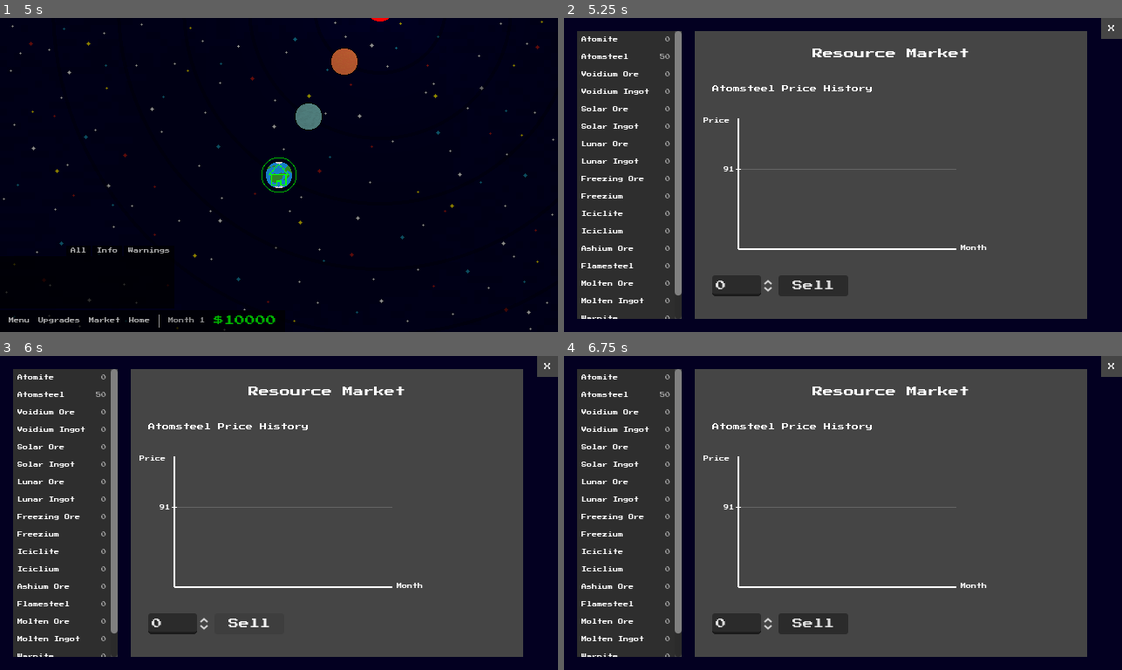
Above: before the commit, frames 1-4 (two rows, left to right).
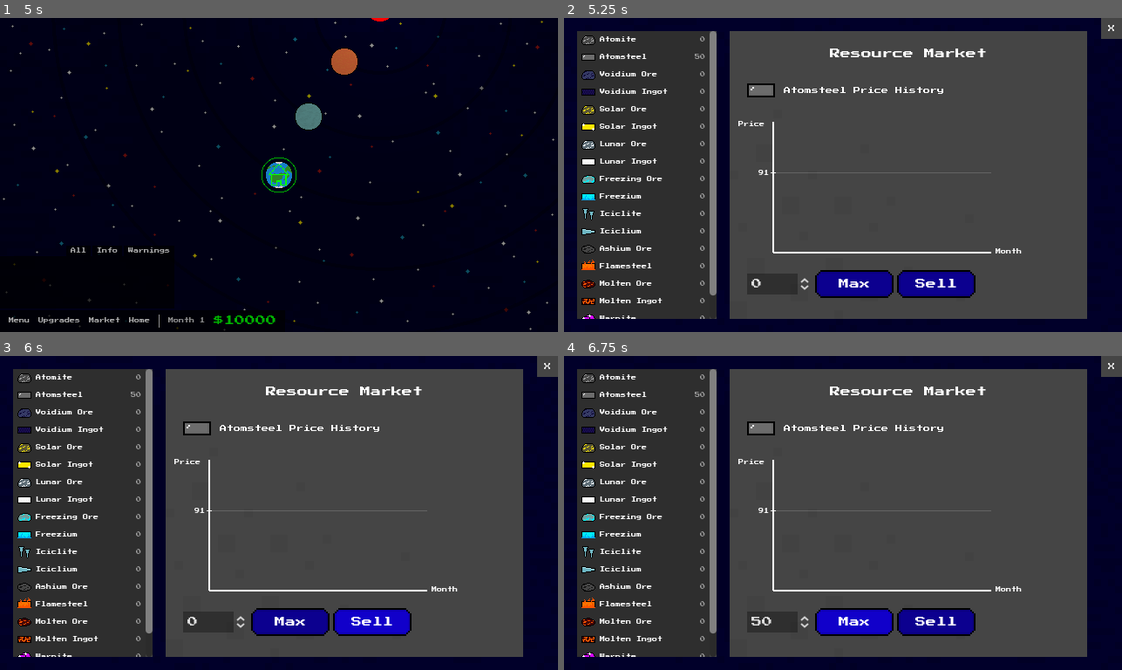
Above: after the commit, the same moments.

Repository: fmachek/voidcorp-ventures
Game: Godot game, scene res://scenes/Game.tscn
Two runs of this game, one before a commit and one after it. Both use one fixed random seed, a clock stepped at 60 frames per second and the inputs below. Sound files missing from this copy of the repository are replaced by a short silence.
Inputs (mouse positions are in pixels of both pictures, inside the frame that each line leads up to):
- Up to frame 1 (5 s): click "Play" at 0.5 s; click "All" at 1.25 s; click "Info" at 2 s; click "Warnings" at 2.75 s; click "Upgrades" at 3.5 s; click "X" at 4.25 s
- Up to frame 2 (5.25 s): click "Market" at 5 s
- Up to frame 3 (6 s): click "Sell" at 5.75 s
- Up to frame 4 (6.75 s): click (854, 622) at 6.5 s, where only the run after the commit has a clickable "Max"

Frame 1 is identical in both runs. In frame 2, 14% of the frame differs, in the area x 3-83%, y 4-96%; in frame 3, 14%; in frame 4, 14%.

Commit message:
style: Improve market UI design
- Added brand new resource icons to the market UI
- Added a new background to the market UI
- Added a "Max" button that sets the SpinBox value to its max value
- The "Max" and "Sell" buttons in the market UI are now textured

Diff:
--- a/scenes/ui/market/MarketResourceContainer.tscn
+++ b/scenes/ui/market/MarketResourceContainer.tscn
@@ -1,6 +1,7 @@
-[gd_scene load_steps=2 format=3 uid="uid://3oul5x4r6x1l"]
+[gd_scene load_steps=3 format=3 uid="uid://3oul5x4r6x1l"]
 
 [ext_resource type="Script" path="res://scripts/ui/market/market_resource_container.gd" id="1_rbb7b"]
+[ext_resource type="Texture2D" uid="uid://dyftuugyurnlo" path="res://assets/ui/resources/atomsteel.png" id="2_claje"]
 
 [node name="MarketResourceContainer" type="MarginContainer"]
 custom_minimum_size = Vector2(0, 20)
@@ -23,12 +24,22 @@
 theme_override_constants/margin_right = 5
 theme_override_constants/margin_bottom = 0
 
-[node name="ResourceNameLabel" type="Label" parent="MarginContainer"]
+[node name="HBoxContainer" type="HBoxContainer" parent="MarginContainer"]
+layout_mode = 2
+theme_override_constants/separation = 5
+
+[node name="ResourceTextureRect" type="TextureRect" parent="MarginContainer/HBoxContainer"]
+layout_mode = 2
+texture = ExtResource("2_claje")
+stretch_mode = 5
+
+[node name="ResourceNameLabel" type="Label" parent="MarginContainer/HBoxContainer"]
 texture_filter = 2
 layout_mode = 2
 size_flags_horizontal = 0
 theme_override_font_sizes/font_size = 6
 text = "<resource_name>"
+vertical_alignment = 1
 
 [node name="ResourceAmountLabel" type="Label" parent="MarginContainer"]
 texture_filter = 2
@@ -37,6 +48,7 @@
 theme_override_colors/font_color = Color(0.621524, 0.621524, 0.621524, 1)
 theme_override_font_sizes/font_size = 6
 text = "<resource_amount>"
+vertical_alignment = 1
 
 [connection signal="mouse_entered" from="." to="." method="_on_mouse_entered"]
 [connection signal="mouse_exited" from="." to="." method="_on_mouse_exited"]
--- a/scenes/ui/market/MarketUI.tscn
+++ b/scenes/ui/market/MarketUI.tscn
@@ -1,11 +1,28 @@
-[gd_scene load_steps=5 format=3 uid="uid://ehayd8qixqmn"]
+[gd_scene load_steps=13 format=3 uid="uid://ehayd8qixqmn"]
 
 [ext_resource type="Script" path="res://scripts/ui/market_ui.gd" id="1_q7q18"]
+[ext_resource type="Texture2D" uid="uid://bqdm53luetins" path="res://assets/sprites/background/background.png" id="2_6eixh"]
 [ext_resource type="StyleBox" uid="uid://cfb5convk7uqh" path="res://styleboxes/marketui/panel.tres" id="2_aoxyr"]
 [ext_resource type="PackedScene" uid="uid://dpdt1m1ad56dr" path="res://scenes/ui/buttons/CloseButton.tscn" id="2_xsrhx"]
+[ext_resource type="Texture2D" uid="uid://1qcrnnfvcp7r" path="res://assets/ui/buttons/menu/normal.png" id="5_670de"]
+[ext_resource type="Texture2D" uid="uid://bopm1pinucn22" path="res://assets/sprites/background/marketbg.png" id="5_wb5ta"]
+[ext_resource type="Texture2D" uid="uid://d37xujyl24uu2" path="res://assets/ui/buttons/menu/pressed.png" id="6_hea7w"]
+[ext_resource type="Texture2D" uid="uid://dnbibu4ds64vg" path="res://assets/ui/buttons/menu/hover.png" id="7_7sqx0"]
+
+[sub_resource type="StyleBoxEmpty" id="StyleBoxEmpty_6hatt"]
+
+[sub_resource type="StyleBoxFlat" id="StyleBoxFlat_yj6i1"]
+content_margin_left = 5.0
+content_margin_right = 5.0
+bg_color = Color(0, 0, 0, 0.317647)
+
+[sub_resource type="StyleBoxEmpty" id="StyleBoxEmpty_l3teq"]
 
 [sub_resource type="Theme" id="Theme_7jhgq"]
 default_font_size = 12
+LineEdit/styles/focus = SubResource("StyleBoxEmpty_6hatt")
+LineEdit/styles/normal = SubResource("StyleBoxFlat_yj6i1")
+LineEdit/styles/read_only = SubResource("StyleBoxEmpty_l3teq")
 
 [node name="MarketUI" type="Control"]
 z_index = 300
@@ -18,15 +35,16 @@
 mouse_force_pass_scroll_events = false
 script = ExtResource("1_q7q18")
 
-[node name="ColorRect" type="ColorRect" parent="."]
-layout_mode = 1
-anchors_preset = 15
-anchor_right = 1.0
-anchor_bottom = 1.0
-grow_horizontal = 2
-grow_vertical = 2
-mouse_force_pass_scroll_events = false
-color = Color(0.0117647, 0, 0.129412, 1)
+[node name="TextureRect" type="TextureRect" parent="."]
+layout_mode = 1
+anchors_preset = 15
+anchor_right = 1.0
+anchor_bottom = 1.0
+grow_horizontal = 2
+grow_vertical = 2
+mouse_filter = 0
+mouse_force_pass_scroll_events = false
+texture = ExtResource("2_6eixh")
 
 [node name="MainMarginContainer" type="MarginContainer" parent="."]
 layout_mode = 1
@@ -51,7 +69,7 @@
 
 [node name="LeftPanel" type="PanelContainer" parent="MainMarginContainer/GridContainer"]
 clip_children = 2
-custom_minimum_size = Vector2(120, 0)
+custom_minimum_size = Vector2(160, 0)
 layout_mode = 2
 size_flags_vertical = 3
 mouse_force_pass_scroll_events = false
@@ -66,12 +84,18 @@
 theme_override_constants/separation = 0
 
 [node name="RightPanel" type="PanelContainer" parent="MainMarginContainer/GridContainer"]
+clip_contents = true
 custom_minimum_size = Vector2(250, 0)
 layout_mode = 2
 size_flags_horizontal = 3
 size_flags_vertical = 3
 mouse_force_pass_scroll_events = false
 theme_override_styles/panel = ExtResource("2_aoxyr")
+
+[node name="TextureRect" type="TextureRect" parent="MainMarginContainer/GridContainer/RightPanel"]
+layout_mode = 2
+texture = ExtResource("5_wb5ta")
+flip_h = true
 
 [node name="MarginContainer" type="MarginContainer" parent="MainMarginContainer/GridContainer/RightPanel"]
 layout_mode = 2
@@ -82,7 +106,7 @@
 
 [node name="VBoxContainer" type="VBoxContainer" parent="MainMarginContainer/GridContainer/RightPanel/MarginContainer"]
 layout_mode = 2
-theme_override_constants/separation = 30
+theme_override_constants/separation = 20
 
 [node name="TitleLabel" type="Label" parent="MainMarginContainer/GridContainer/RightPanel/MarginContainer/VBoxContainer"]
 texture_filter = 2
@@ -91,7 +115,16 @@
 text = "Resource Market"
 horizontal_alignment = 1
 
-[node name="ResourceNameLabel" type="Label" parent="MainMarginContainer/GridContainer/RightPanel/MarginContainer/VBoxContainer"]
+[node name="ResourceContainer" type="HBoxContainer" parent="MainMarginContainer/GridContainer/RightPanel/MarginContainer/VBoxContainer"]
+layout_mode = 2
+theme_override_constants/separation = 10
+
+[node name="ResourceIcon" type="TextureRect" parent="MainMarginContainer/GridContainer/RightPanel/MarginContainer/VBoxContainer/ResourceContainer"]
+custom_minimum_size = Vector2(32, 32)
+layout_mode = 2
+stretch_mode = 5
+
+[node name="ResourceNameLabel" type="Label" parent="MainMarginContainer/GridContainer/RightPanel/MarginContainer/VBoxContainer/ResourceContainer"]
 texture_filter = 2
 layout_mode = 2
 theme_override_font_sizes/font_size = 8
@@ -109,24 +142,59 @@
 
 [node name="SellSpinBox" type="SpinBox" parent="MainMarginContainer/GridContainer/RightPanel/MarginContainer/VBoxContainer/SellContainer/HBoxContainer"]
 texture_filter = 1
+custom_minimum_size = Vector2(0, 24)
 layout_mode = 2
 size_flags_horizontal = 0
+size_flags_vertical = 4
 theme = SubResource("Theme_7jhgq")
-update_on_text_changed = true
-
-[node name="SellButton" type="Button" parent="MainMarginContainer/GridContainer/RightPanel/MarginContainer/VBoxContainer/SellContainer/HBoxContainer"]
-texture_filter = 1
+
+[node name="MaxButton" type="TextureButton" parent="MainMarginContainer/GridContainer/RightPanel/MarginContainer/VBoxContainer/SellContainer/HBoxContainer"]
 custom_minimum_size = Vector2(80, 24)
 layout_mode = 2
-focus_mode = 0
+mouse_force_pass_scroll_events = false
 mouse_default_cursor_shape = 2
+texture_normal = ExtResource("5_670de")
+texture_pressed = ExtResource("6_hea7w")
+texture_hover = ExtResource("7_7sqx0")
+
+[node name="Label" type="Label" parent="MainMarginContainer/GridContainer/RightPanel/MarginContainer/VBoxContainer/SellContainer/HBoxContainer/MaxButton"]
+layout_mode = 1
+anchors_preset = 15
+anchor_right = 1.0
+anchor_bottom = 1.0
+grow_horizontal = 2
+grow_vertical = 2
+theme_override_font_sizes/font_size = 12
+text = "Max"
+horizontal_alignment = 1
+vertical_alignment = 1
+
+[node name="SellButton" type="TextureButton" parent="MainMarginContainer/GridContainer/RightPanel/MarginContainer/VBoxContainer/SellContainer/HBoxContainer"]
+custom_minimum_size = Vector2(80, 24)
+layout_mode = 2
+mouse_force_pass_scroll_events = false
+mouse_default_cursor_shape = 2
+texture_normal = ExtResource("5_670de")
+texture_pressed = ExtResource("6_hea7w")
+texture_hover = ExtResource("7_7sqx0")
+
+[node name="Label" type="Label" parent="MainMarginContainer/GridContainer/RightPanel/MarginContainer/VBoxContainer/SellContainer/HBoxContainer/SellButton"]
+layout_mode = 1
+anchors_preset = 15
+anchor_right = 1.0
+anchor_bottom = 1.0
+grow_horizontal = 2
+grow_vertical = 2
 theme_override_font_sizes/font_size = 12
 text = "Sell"
+horizontal_alignment = 1
+vertical_alignment = 1
 
 [node name="CloseButton" parent="." instance=ExtResource("2_xsrhx")]
 z_index = 5
 layout_mode = 1
 mouse_force_pass_scroll_events = false
 
+[connection signal="pressed" from="MainMarginContainer/GridContainer/RightPanel/MarginContainer/VBoxContainer/SellContainer/HBoxContainer/MaxButton" to="." method="_on_max_button_pressed"]
 [connection signal="pressed" from="MainMarginContainer/GridContainer/RightPanel/MarginContainer/VBoxContainer/SellContainer/HBoxContainer/SellButton" to="." method="_on_sell_button_pressed"]
 [connection signal="pressed" from="CloseButton" to="." method="_on_close_button_pressed"]
--- a/scripts/ui/market/market_resource_container.gd
+++ b/scripts/ui/market/market_resource_container.gd
@@ -2,9 +2,10 @@
 class_name MarketResourceContainer
 
 
-@onready var resource_name_label: Label = $MarginContainer/ResourceNameLabel
+@onready var resource_name_label: Label = $MarginContainer/HBoxContainer/ResourceNameLabel
 @onready var resource_amount_label: Label = $MarginContainer/ResourceAmountLabel
 @onready var background: ColorRect = $BackgroundRect
+@onready var resource_texture_rect: TextureRect = $MarginContainer/HBoxContainer/ResourceTextureRect
 
 var resource: ResourceCurrency
 
@@ -17,6 +18,7 @@
 	if not resource.is_connected("amount_changed", set_resource_amount):
 		resource.connect("amount_changed", set_resource_amount)
 	set_resource_amount(resource.amount)
+	load_texture()
 
 
 func set_resource_amount(resource_amount: int) -> void:
@@ -34,3 +36,12 @@
 func _gui_input(event):
 	if event is InputEventMouseButton and event.button_index == MOUSE_BUTTON_LEFT and event.pressed:
 		emit_signal("clicked", self)
+
+
+func load_texture() -> void:
+	var resource_name = resource.name.replace(" ", "_")
+	var texture = load("res://assets/ui/resources/" + resource_name + ".png")
+	if texture:
+		resource_texture_rect.texture = texture
+	else:
+		resource_texture_rect.texture = null
--- a/scripts/ui/market_ui.gd
+++ b/scripts/ui/market_ui.gd
@@ -3,7 +3,8 @@
 
 @onready var button_click_player: AudioStreamPlayer = $"/root/Game/ButtonClickPlayer"
 @onready var resource_vbox_container: VBoxContainer = $MainMarginContainer/GridContainer/LeftPanel/ResourceScrollContainer/ResourceVBoxContainer
-@onready var resource_name_label: Label = $MainMarginContainer/GridContainer/RightPanel/MarginContainer/VBoxContainer/ResourceNameLabel
+@onready var resource_name_label: Label = $MainMarginContainer/GridContainer/RightPanel/MarginContainer/VBoxContainer/ResourceContainer/ResourceNameLabel
+@onready var resource_icon: TextureRect = $MainMarginContainer/GridContainer/RightPanel/MarginContainer/VBoxContainer/ResourceContainer/ResourceIcon
 @onready var sell_spin_box: SpinBox = $MainMarginContainer/GridContainer/RightPanel/MarginContainer/VBoxContainer/SellContainer/HBoxContainer/SellSpinBox
 var graph: Graph
 var graph_resource_name: String
@@ -27,12 +28,14 @@
 	GameManager.connect("game_lost", hide)
 
 
+## Close the market UI when the close button is clicked.
 func _on_close_button_pressed() -> void:
 	button_click_player.play()
 	mouse_filter = MOUSE_FILTER_IGNORE
-	self.hide()
+	hide()
 
 
+## Loads all currencies in the left panel.
 func load_resource_container() -> void:
 	var player_resources = GameManager.resources
 	for resource_name in player_resources:
@@ -43,16 +46,19 @@
 		resource_container.connect("clicked", _on_resource_container_clicked)
 
 
+## Load last 5 months of the price history on the graph.
 func _on_price_changed(resource_name: String, new_price: int) -> void:
 	if resource_name == graph_resource_name:
 		graph.load_points(PriceHistoryManager.get_last_5_months_points(resource_name))
 
 
+## Set the graph resource to the one detecting the click.
 func _on_resource_container_clicked(container: MarketResourceContainer) -> void:
 	var resource: ResourceCurrency = container.resource
 	set_graph_resource(resource.name)
 
 
+## Sets the resource being displayed on the graph.
 func set_graph_resource(resource_name: String) -> void:
 	if graph_resource_name != resource_name:
 		# Check the current player resource, disconnect the signal
@@ -72,16 +78,38 @@
 		graph.load_points(PriceHistoryManager.get_last_5_months_points(graph_resource_name))
 		resource_name_label.text = graph_resource_name + " Price History"
 
+		# Load the resource icon texture
+		load_resource_icon(graph_resource_name)
 
+
+## Sell the resource. The amount is the current spin box value.
 func _on_sell_button_pressed() -> void:
 	var value = sell_spin_box.value
 	GameManager.sell_resource(graph_resource_name, value)
 
 
+## Change the spin box maximum value when the player resource amount changes.
 func _on_graph_resource_amount_changed(new_amount: int) -> void:
 	sell_spin_box.max_value = new_amount
 
 
+## Close the UI if it's open.
 func close_if_opened() -> void:
 	if visible:
 		hide()
+
+
+## When the "Max" button is clicked, set the amount of the resource
+## being sold to the maximum amount available.
+func _on_max_button_pressed() -> void:
+	sell_spin_box.value = sell_spin_box.max_value
+
+
+## Loads a resource icon from the resources based on the resource name.
+func load_resource_icon(resource_name: String) -> void:
+	resource_name = resource_name.replace(" ", "_")
+	var texture = load("res://assets/ui/resources/" + resource_name + ".png")
+	if texture:
+		resource_icon.texture = texture
+	else:
+		resource_icon.texture = null
Binary file added: assets/sprites/background/marketbg.png
Binary file added: assets/ui/resources/ashium_ore.png
Binary file added: assets/ui/resources/atomite.png
Binary file added: assets/ui/resources/atomsteel.png
Binary file added: assets/ui/resources/flamesteel.png
Binary file added: assets/ui/resources/freezing_ore.png
Binary file added: assets/ui/resources/freezium.png
Binary file added: assets/ui/resources/gravitium.png
Binary file added: assets/ui/resources/iciclite.png
Binary file added: assets/ui/resources/iciclium.png
Binary file added: assets/ui/resources/lunar_ingot.png
Binary file added: assets/ui/resources/lunar_ore.png
(and 9 more such lines)
